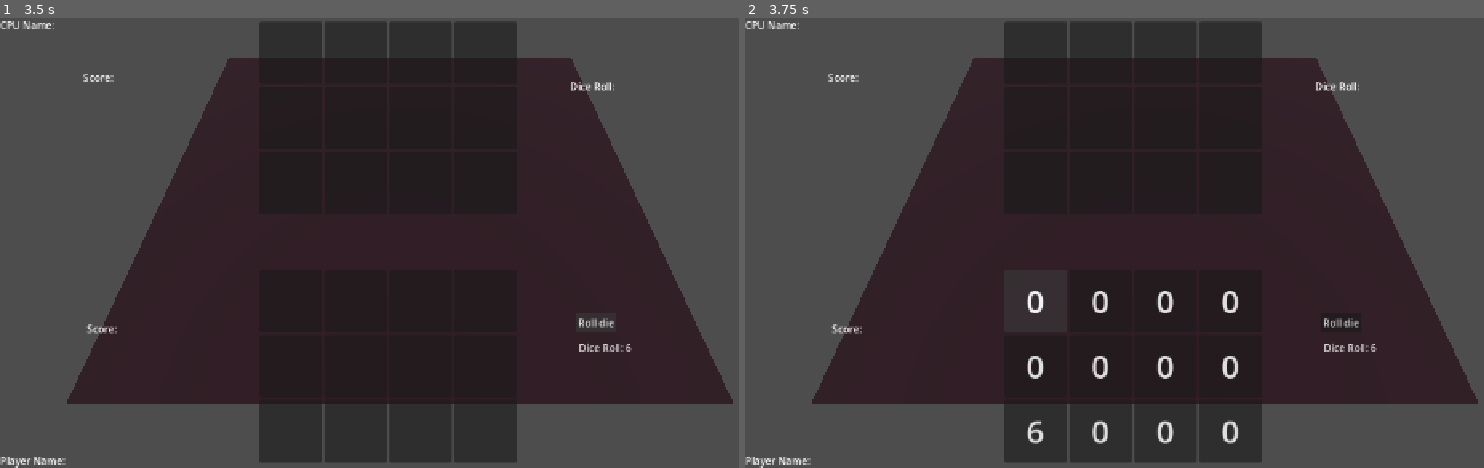
Above: before the commit, frames 1-2 (left to right).
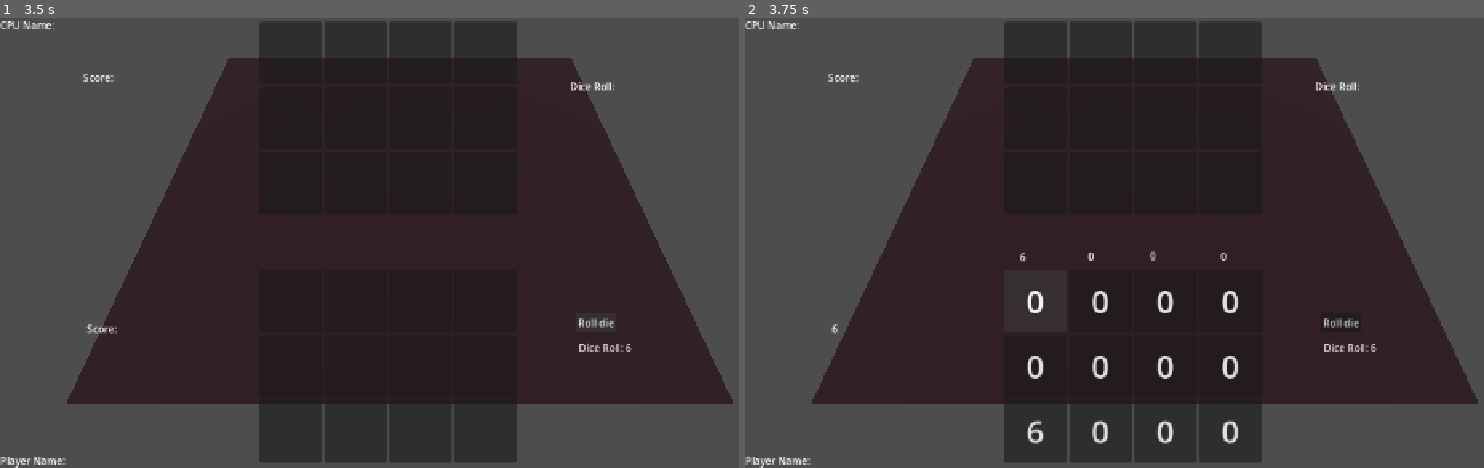
Above: after the commit, the same moments.

Repository: etbay/majingus-method
Game: Godot game, scene res://scenes/test_scene_logan.tscn
Same seed, same stepped clock (60 frames per second), same inputs: the game is played once before the commit and once after it.
Inputs (mouse positions are in pixels of both pictures, inside the frame that each line leads up to):
- Up to frame 1 (3.5 s): click (288, 301) at 0.52 s; click (288, 364) at 1.27 s; click (288, 432) at 2.02 s; click "Roll die" at 2.75 s
- Up to frame 2 (3.75 s): click (1033, 301) at 3.52 s

Frame 1 is identical in both runs. In frame 2, 0.1% of the frame differs, in the area x 11-66%, y 51-71%.

Commit message:
finished points system

Diff:
--- a/sci-fi-dungeon-game/scenes/test_scene_logan.tscn
+++ b/sci-fi-dungeon-game/scenes/test_scene_logan.tscn
@@ -42,7 +42,7 @@
 
 [node name="CanvasLayer" type="CanvasLayer" parent="." unique_id=1375700040]
 
-[node name="BoardSignalManager" type="Node" parent="CanvasLa …(184 unchanged characters)… ", "button_12", "button_22", "button_32")]
+[node name="BoardSignalManager" type="Node" parent="CanvasLa …(184 unchanged characters)… ", "button_12", "button_22", "button_32", "player_score_text", "column_1_score", "column_2_score", "column_3_score", "column_4_score")]
 script = ExtResource("2_8sx4y")
 roll_button = NodePath("../Control/RollDie")
 button_00 = NodePath("../Control/Player1/VBoxContainer/Button")
@@ -57,6 +57,11 @@
 button_12 = NodePath("../Control/Player1/VBoxContainer2/Button3")
 button_22 = NodePath("../Control/Player1/VBoxContainer3/Button3")
 button_32 = NodePath("../Control/Player1/VBoxContainer4/Button3")
+player_score_text = NodePath("../Control/PlayerScore")
+column_1_score = NodePath("../Control/ColumnScore")
+column_2_score = NodePath("../Control/ColumnScore2")
+column_3_score = NodePath("../Control/ColumnScore3")
+column_4_score = NodePath("../Control/ColumnScore4")
 metadata/_custom_type_script = "uid://dbcb7e3a1ebdt"
 
 [node name="Control" type="Control" parent="CanvasLayer" unique_id=1805039991]
@@ -292,3 +297,31 @@
 offset_right = 986.0
 offset_bottom = 503.0
 text = "Roll die"
+
+[node name="ColumnScore" type="Label" parent="CanvasLayer/Control" unique_id=983226264]
+layout_mode = 0
+offset_left = 440.0
+offset_top = 371.0
+offset_right = 480.0
+offset_bottom = 394.0
+
+[node name="ColumnScore2" type="Label" parent="CanvasLayer/Control" unique_id=1729925882]
+layout_mode = 0
+offset_left = 549.0
+offset_top = 370.0
+offset_right = 589.0
+offset_bottom = 393.0
+
+[node name="ColumnScore3" type="Label" parent="CanvasLayer/Control" unique_id=1091199983]
+layout_mode = 0
+offset_left = 648.0
+offset_top = 369.0
+offset_right = 688.0
+offset_bottom = 392.0
+
+[node name="ColumnScore4" type="Label" parent="CanvasLayer/Control" unique_id=421349076]
+layout_mode = 0
+offset_left = 761.0
+offset_top = 370.0
+offset_right = 801.0
+offset_bottom = 393.0
--- a/sci-fi-dungeon-game/scripts/board.gd
+++ b/sci-fi-dungeon-game/scripts/board.gd
@@ -27,18 +27,20 @@
 		sum += calculate_column_score(i)
 	return sum
 
+# accepts column index
 func calculate_column_score(column: int) -> int:
-	var dict: Dictionary
-	for i in range(0, HEIGHT):
-		var entry = _board_array[column][i].get_value()
-		if dict[str(entry)] == null:
-			dict[str(entry)] = 1
+	var dict: Dictionary[String, int] = {}
+	for entry in _board_array[column]:
+		var value = str(entry.get_value())
+		if dict.get(value) == null:
+			dict[value] = 1
 		else:
-			dict[str(entry)] += 1
+			dict[value] = dict[value] + 1
 	var sum = 0
+
 	for entry in dict:
 		if dict[entry] > 0:
-			sum += dict[entry] * int(entry)
+			sum += (dict[entry] * int(entry)) * dict[entry] # dict entry = count
 	return sum
 
 func destroy_die(x: int, y: int) -> void:
@@ -48,7 +50,7 @@
 
 func clear_column(column: int) -> void:
 	for i in range(0, HEIGHT):
-		_board_array[column][i]
+		_board_array[column][i] = null
 
 func clear_board() -> void:
 	for arr in _board_array:
--- a/sci-fi-dungeon-game/scripts/board_signal_manager.gd
+++ b/sci-fi-dungeon-game/scripts/board_signal_manager.gd
@@ -21,6 +21,10 @@
 @export var button_32: Button
 
 @export var player_score_text: Label
+@export var column_1_score: Label
+@export var column_2_score: Label
+@export var column_3_score: Label
+@export var column_4_score: Label
 
 @onready var _button_arr: Array[Array] = [[button_00, button_01, button_02], [button_10, button_11, button_12], [button_20, button_21, button_22], [button_30, button_31, button_32]]
 
@@ -62,3 +66,8 @@
 	for i in range(0, board.WIDTH):
 		for j in range(0, board.HEIGHT):
 			_button_arr[i][board.HEIGHT - 1 - j].text = str(board.get_value_at(i,j))
+	column_1_score.text = str(board.calculate_column_score(0))
+	column_2_score.text = str(board.calculate_column_score(1))
+	column_3_score.text = str(board.calculate_column_score(2))
+	column_4_score.text = str(board.calculate_column_score(3))
+	player_score_text.text = str(board.calculate_score())
